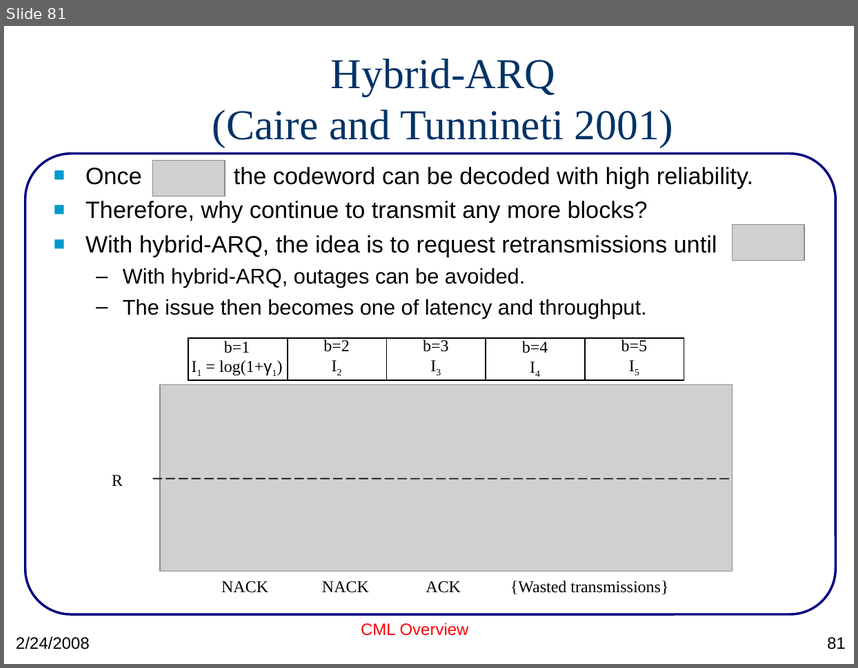
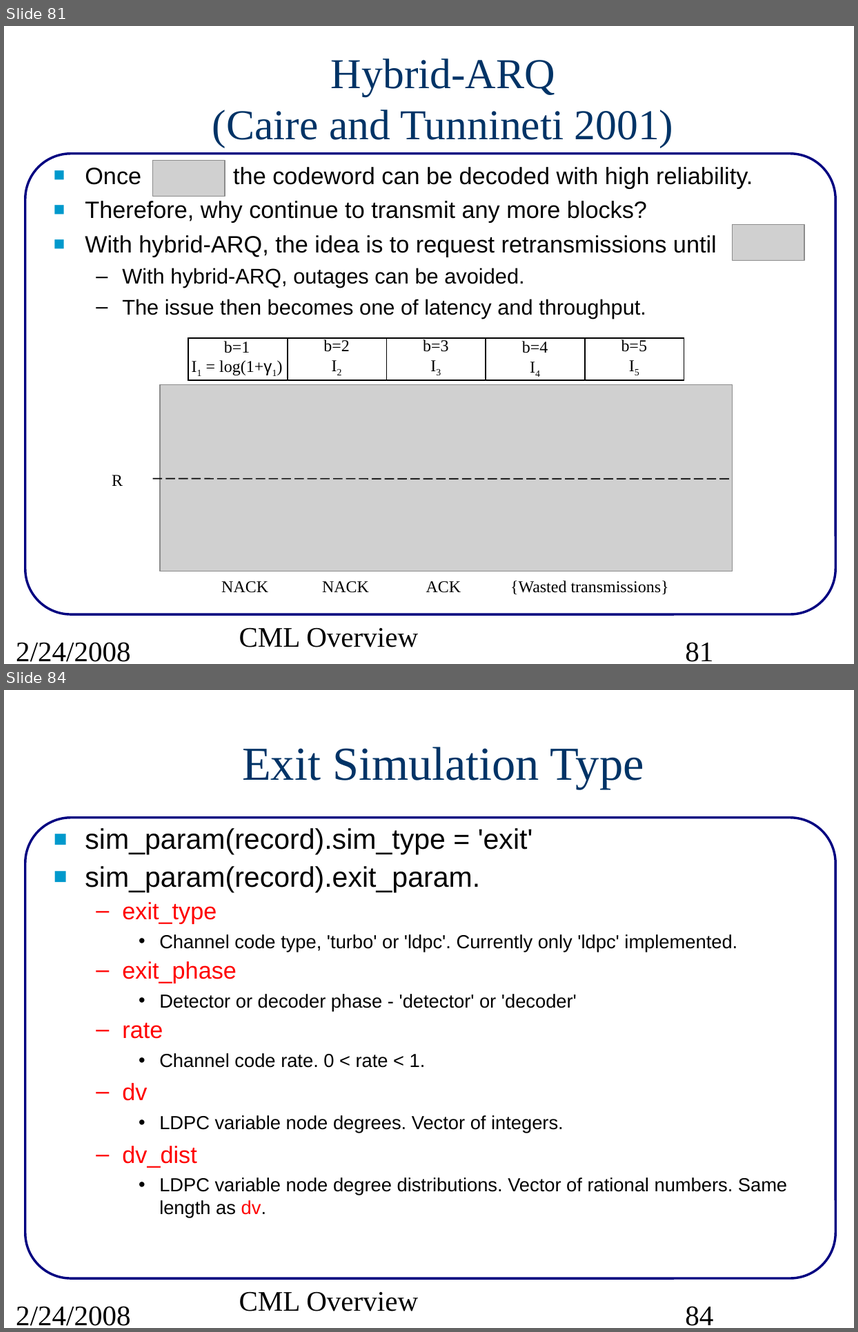
Before and after one commit to wvu-wcrl/CML, a slide deck: doc/src/CMLoverview.ppt. Shown one above the other, each under a label of ours: slide 81 before the commit, slides 81 and 84 after it; the slides between them are not shown. The pictures are 858x668 and 858x1332 pixels, drawn with LibreOffice and Linux fonts; fonts in the diff are those of the drawing; grey boxes stand for pictures. Boxes give left, top, right and bottom in pixels: in the first picture for what was removed or moved away, otherwise in the second. Text is boxed around its words. In the diff, an @@ line names an element or a change of style, - is before the commit and + after.

Commit message:
fixed formatting in cml/doc/readme.pdf.  First draft of EXIT documentation in CMLoverview.ppt

```diff
--- a/doc/src/CMLoverview.ppt
+++ b/doc/src/CMLoverview.ppt
@@ slide 84 added at (4, 690, 854, 1328), background #FFFFFF; not listed: 1 template element that a slide beside it also shows @@
@@ title added at (242, 747, 644, 789), 40 pt, text #003366 @@
+Exit Simulation Type
@@ text added at (85, 828, 787, 1218), 16 pt, text #000000 @@
+■ sim_param(record).sim_type = 'exit'
+■ sim_param(record).exit_param.
+  – exit_type
+    • Channel code type, 'turbo' or 'ldpc'. Currently only 'ldpc' implemented.
+  – exit_phase
+    • Detector or decoder phase - 'detector' or 'decoder'
+  – rate
+    • Channel code rate. 0 < rate < 1.
+  – dv
+    • LDPC variable node degrees. Vector of integers.
+  – dv_dist
+    • LDPC variable node degree distributions. Vector of rational numbers. Same length as dv.
@@ text added at (16, 1305, 131, 1325), 24 pt, text #000000 @@
+2/24/2008
@@ text added at (239, 1291, 418, 1311), 24 pt, text #000000 @@
+CML Overview
@@ page number added at (685, 1305, 713, 1325), 24 pt, text #000000 @@
+84
@@ slide 81 changed as well @@
@@ text "Once the codeword can be ..." at (85, 167, 753, 319): indent changed @@
@@ text "CML Overview" at (239, 627, 418, 647): size 14 to 24 pt, font Arial to Times New Roman, text colour #FF0000 to #000000; alignment centre to left; less space between paragraphs @@
@@ text "2/24/2008" at (16, 641, 131, 661): size 14 to 24 pt, font Arial to Times New Roman; less space between paragraphs @@
@@ page number at (685, 641, 713, 661): size 14 to 24 pt, font Arial to Times New Roman; alignment right to left; less space between paragraphs @@
```
Also in this commit, not shown: 83 other slides changed, 7 other slides added, 2 other files.
